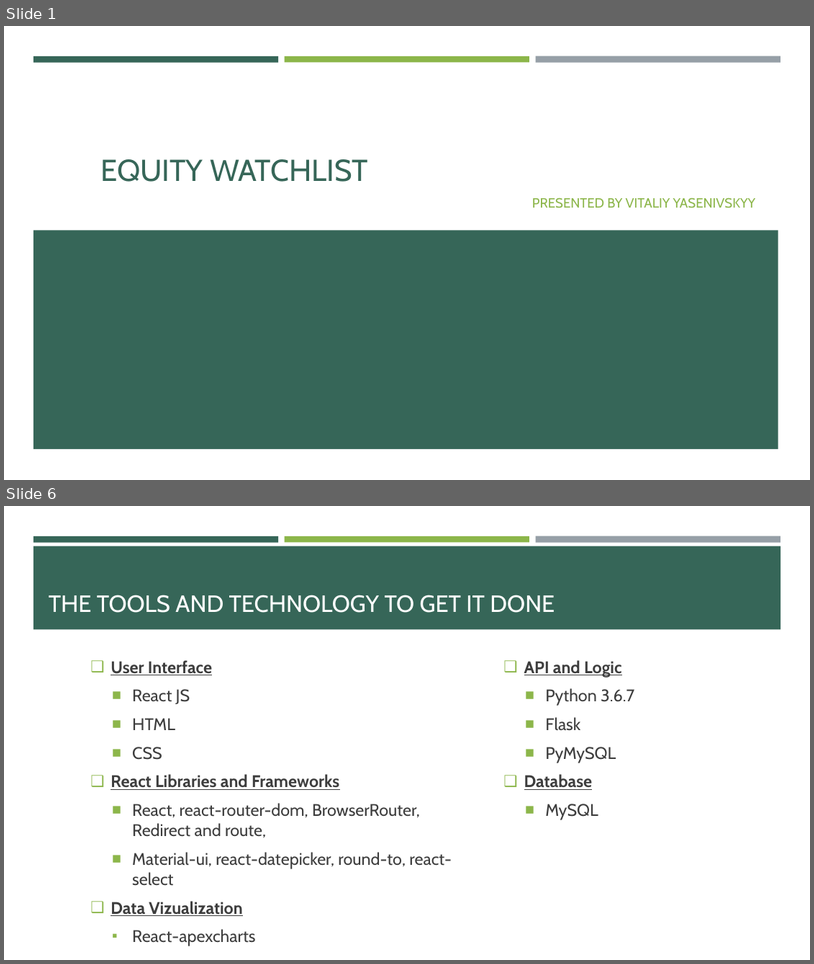
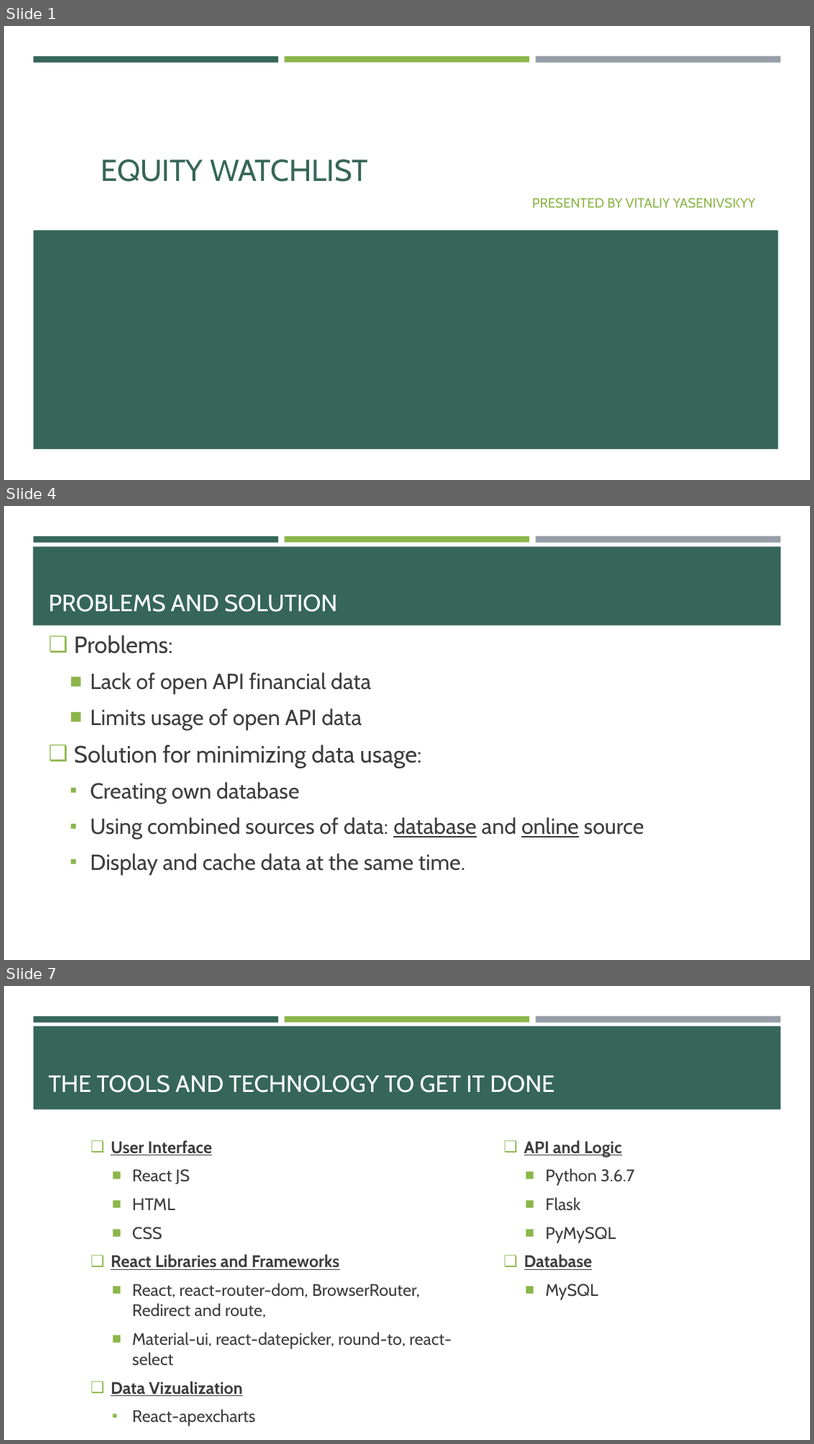
Before and after one commit to yasenvit/EquityWatchlistEcho, a slide deck: README EquityWatchlist.pptx. Shown one above the other, each under a label of ours: slides 1 and 6 before the commit, slides 1, 4 and 7 after it; the slides between them are not shown. The pictures are 814x964 and 814x1444 pixels, drawn with LibreOffice and Linux fonts; fonts in the diff are those of the drawing. Boxes give left, top, right and bottom in pixels: in the first picture for what was removed or moved away, otherwise in the second. Text is boxed around its words. In the diff, an @@ line names an element or a change of style, - is before the commit and + after.

```diff
--- a/README EquityWatchlist.pptx
+++ b/README EquityWatchlist.pptx
@@ slide 4 added at (4, 506, 810, 960), background #FFFFFF; not listed: 3 template elements that a slide beside it also shows @@
@@ rectangle added at (33, 546, 781, 626), fill #366658 @@
@@ title added at (49, 594, 337, 612), 28 pt, text #FFFFFF @@
+PROBLEMS AND SOLUTION
@@ text added at (74, 635, 645, 875), 26 pt, text #3D3D3D @@
+❑ Problems:
+  ■ Lack of open API financial data
+  ■ Limits usage of open API data
+❑ Solution for minimizing data usage:
+  ▪ Creating own database
+  ▪ Using combined sources of data: database and online source
+  ▪ Display and cache data at the same time.
@@ what was slide 6 is now slide 7 @@
```
Also in this commit, not shown: 4 slides changed, 1 other slide added, 13 other files.
